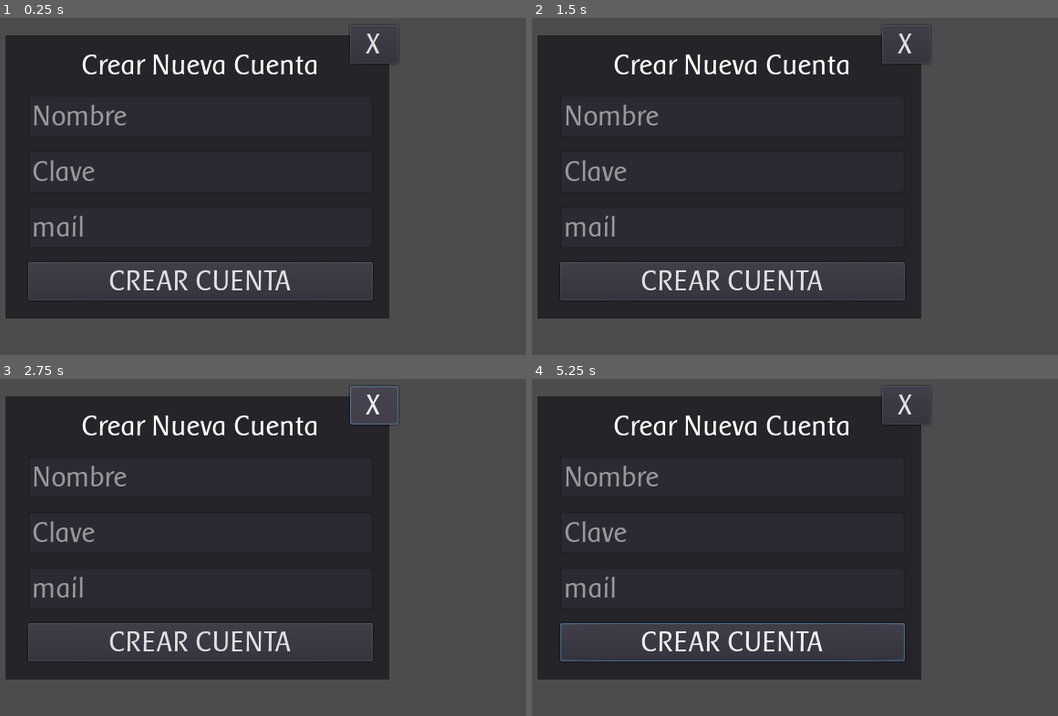
Above: before the commit, frames 1-4 (two rows, left to right).
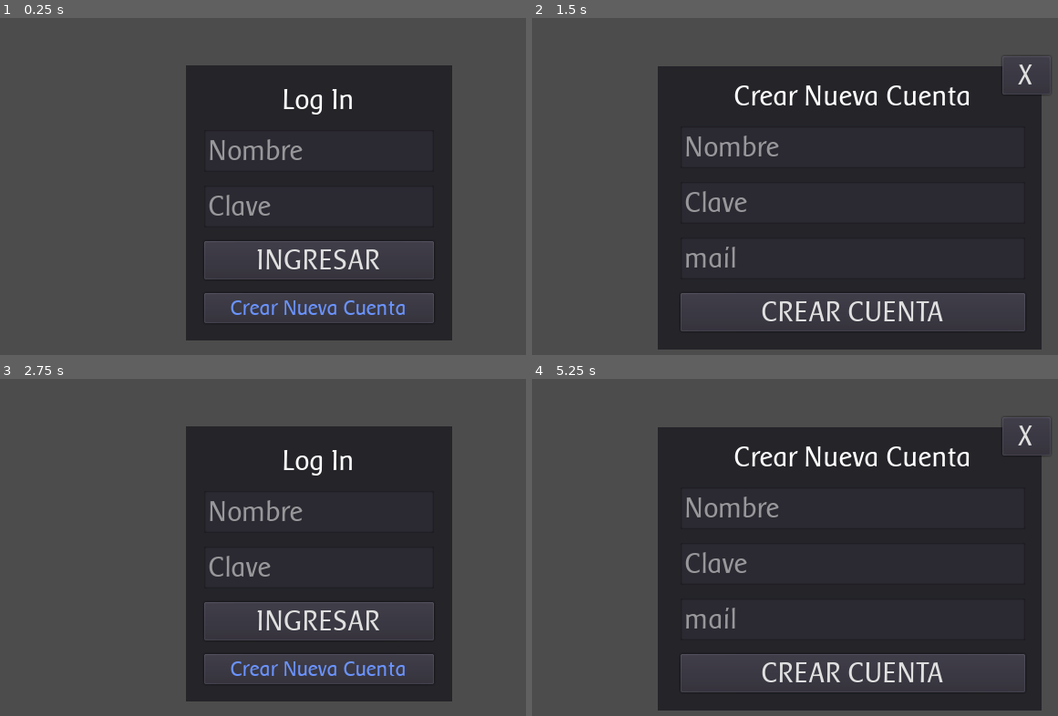
Above: after the commit, the same moments.

Repository: GabrielCancro/stone_age_firebase
Game: Godot game, scene res://Scenes/Login.tscn
The game is run twice, just before and just after one commit, with the same random seed, the same clock (stepped at 60 frames per second) and the same inputs.
Inputs (mouse positions are in pixels of both pictures, inside the frame that each line leads up to):
- Up to frame 1 (0.25 s): no input
- Up to frame 2 (1.5 s): click (852, 260) at 0.5 s, where only the run after the commit has a clickable "INGRESAR"; click (852, 307) at 1.25 s, where only the run after the commit has a clickable "Crear Nueva Cuenta"
- Up to frame 3 (2.75 s): click "X" at 2 s
- Up to frame 4 (5.25 s): click (731, 641) at 2.75 s, where only the run before the commit has a clickable "CREAR CUENTA"; click (852, 621) at 3.5 s, where only the run after the commit has a clickable "INGRESAR"; click (731, 641) at 4.25 s, where only the run before the commit has a clickable "CREAR CUENTA"; click (852, 668) at 5 s, where only the run after the commit has a clickable "Crear Nueva Cuenta"

The runs differ from the first frame. In frame 1, 45% of the frame differs, in the area x 1-86%, y 4-96%; in frame 2, 47%; in frame 3, 45%; in frame 4, 47%, in the area x 1-98%, y 4-99%.
Error after the commit: Invalid operands 'String' and 'Nil' in operator 'in'. (res://Scenes/Login.gd:54)

Commit message:
update

Diff:
--- a/Firebase/FirebaseManager.gd
+++ b/Firebase/FirebaseManager.gd
@@ -4,7 +4,10 @@
 var ref:FirebaseReference
 var initialized = false
 
-signal complete(result)
+var DATA = null
+
+signal complete_pull
+signal complete_push
 
 var firebase_config = {
 	"apiKey": "AIzaSyDwl2xTkoIky9w0mPXkkFheppcVskrPzZU",  # set somewhere only if using auth
@@ -16,21 +19,27 @@
 	"appId": "1:491701428697:web:25b0320595e6191d8e39c8"
 }
 
-func _init():
+func init():
 	if initialized: return
 	firebase.initialize_app(firebase_config)
 	db = firebase.database()
 	initialized = true
+	pull_data()
 
-func get_data(table):
-	_init()
-	ref = db.get_reference_lite("stone_age_fb/"+table)
+func pull_data():
+	ref = db.get_reference_lite("stone_age_fb/")
 	ref.fetch()
-	var result = yield( ref, "complete_fetch" )
-	emit_signal("complete",result)
+	DATA = yield( ref, "complete_fetch" )
+	emit_signal("complete_pull")
+	print("< PULL DATA: ",DATA)
 
-func set_data(table,k,v):
-	_init()
-	ref = db.get_reference_lite("stone_age_fb/"+table)
-	var result = yield(ref.update({k:v}), "completed")
-	emit_signal("complete",result)
+func get_data():
+	return DATA
+
+func push_data(path):
+	ref = db.get_reference_lite("stone_age_fb/"+path)
+	var part_data = DATA
+	for k in path.split("/"): part_data = part_data[k]
+	var result = yield(ref.update(part_data), "completed")
+	emit_signal("complete_push")
+	print("> PUSH DATA: ",path,"  >  ",DATA)
--- a/Scenes/Login.gd
+++ b/Scenes/Login.gd
@@ -1,14 +1,63 @@
 extends Node2D
 
+func _ready():
+	FM.init()
+	$LogIn.visible = true
+	$NewAccount.visible = false
+	$LogIn/VBox/btn_login.connect("button_down",self,"onClick",["login"])
+	$LogIn/VBox/btn_new.connect("button_down",self,"onClick",["new"])
+	$NewAccount/VBox/btn_create.connect("button_down",self,"onClick",["create"])
+	$NewAccount/btn_back.connect("button_down",self,"onClick",["back"])
+	CLOCK.init()
+#	var time = yield( CLOCK.get_time(),"complete" )
+#	print( "TIME: ", time)
 
-# Declare member variables here. Examples:
-# var a = 2
-# var b = "text"
+func onClick(btn):
+	if btn=="new":
+		$LogIn.visible = false
+		$NewAccount.visible = true
+		$NewAccount/Label_error.text = ""
+	if btn=="back":
+		$LogIn.visible = true
+		$NewAccount.visible = false
+		$LogIn/Label_error.text = ""
+	if btn=="login":
+		login()
+	if btn=="create":
+		createAccount()
 
+func createAccount():
+	var user_data = {
+		"name":$NewAccount/VBox/name.text,
+		"pass":$NewAccount/VBox/pass.text,
+		"mail":$NewAccount/VBox/mail.text,
+	}
+	if !"users" in FM.DATA: FM.DATA.users = {}
+	for u in FM.DATA.users:
+		if FM.DATA.users[u].name == user_data.name:
+			$NewAccount/Label_error.text = "YA EXISTE "+user_data.name
+			return
+	FM.DATA.users[user_data.name] = user_data
+	FM.push_data("users/"+user_data.name)
+	$LogIn.visible = true
+	$NewAccount.visible = false
+	$LogIn/VBox/name.text = user_data.name
+	$LogIn/VBox/pass.text = ""
+	$LogIn/Label_error.text = ""
 
-# Called when the node enters the scene tree for the first time.
-func _ready():
-	FM.get_data("")
-	var data = yield(FM,"complete")
-	print( "data of stone_age_fb" );
-	print( data );
+func login():
+	var user_data = {
+		"name":$LogIn/VBox/name.text,
+		"pass":$LogIn/VBox/pass.text,
+	}
+	$LogIn/VBox/pass.text = ""
+	if !"users" in FM.DATA: FM.DATA.users = {}
+	if !user_data.name in FM.DATA.users:
+		$LogIn/Label_error.text = "USUARIO INEXISTENTE"
+	else:
+		if FM.DATA.users[user_data.name].pass == user_data.pass:
+			GC.USER = FM.DATA.users[user_data.name]
+			get_tree().change_scene("res://Scenes/Main.tscn")
+			print("TE LOGUEASTE COMO >> ",GC.USER)
+		else:
+			$LogIn/Label_error.text = "CLAVE INCORRECTA"
--- a/Scenes/Login.tscn
+++ b/Scenes/Login.tscn
@@ -12,12 +12,20 @@
 script = ExtResource( 1 )
 
 [node name="LogIn" type="Panel" parent="."]
-visible = false
-margin_left = 72.0
-margin_top = 45.0
-margin_right = 364.0
-margin_bottom = 347.0
+margin_left = 270.0
+margin_top = 78.0
+margin_right = 562.0
+margin_bottom = 380.0
 theme = ExtResource( 2 )
+
+[node name="Label_error" type="Label" parent="LogIn"]
+modulate = Color( 1, 0, 0, 1 )
+anchor_top = 1.0
+anchor_right = 1.0
+anchor_bottom = 1.0
+margin_top = 8.0
+margin_bottom = 44.0
+align = 1
 
 [node name="VBox" type="VBoxContainer" parent="LogIn"]
 anchor_right = 1.0
@@ -60,10 +68,11 @@
 text = "Crear Nueva Cuenta"
 
 [node name="NewAccount" type="Panel" parent="."]
-margin_left = 72.0
-margin_top = 45.0
-margin_right = 493.0
-margin_bottom = 356.0
+visible = false
+margin_left = 204.0
+margin_top = 79.0
+margin_right = 625.0
+margin_bottom = 390.0
 theme = ExtResource( 2 )
 
 [node name="btn_back" type="Button" parent="NewAccount"]
@@ -72,6 +81,15 @@
 margin_right = 431.0
 margin_bottom = 31.0
 text = "X"
+
+[node name="Label_error" type="Label" parent="NewAccount"]
+modulate = Color( 1, 0, 0, 1 )
+anchor_top = 1.0
+anchor_right = 1.0
+anchor_bottom = 1.0
+margin_top = 13.0
+margin_bottom = 49.0
+align = 1
 
 [node name="VBox" type="VBoxContainer" parent="NewAccount"]
 anchor_right = 1.0
--- /dev/null
+++ b/Scenes/Main.gd
@@ -0,0 +1,20 @@
+extends Node2D
+
+func _ready():
+	$User/Label.text = "Bienvenido "+GC.USER.name+"!"
+	$User/btn_logout.connect("button_down",self,"onClick",["logout"])
+	CLOCK.init()
+	check_time()
+
+func onClick(btn):
+	if btn=="logout":
+		GC.USER = null
+		get_tree().change_scene("res://Scenes/Login.tscn")
+
+func check_time():
+	var nowTime = yield(CLOCK.get_time(),"complete")
+	var played_time = nowTime-FM.DATA.games.gm1.start_time
+	print("START TIME: ",FM.DATA.games.gm1.start_time)
+	print("NOW TIME: ",nowTime)
+	print("PLAYED TIME: ",played_time)
+	print("TURNS: ",floor(played_time/25))
--- /dev/null
+++ b/Scenes/Main.tscn
@@ -0,0 +1,28 @@
+[gd_scene load_steps=3 format=2]
+
+[ext_resource path="res://assets/font/themeA.tres" type="Theme" id=1]
+[ext_resource path="res://Scenes/Main.gd" type="Script" id=2]
+
+[node name="Main" type="Node2D"]
+script = ExtResource( 2 )
+
+[node name="User" type="Panel" parent="."]
+margin_right = 800.0
+margin_bottom = 43.0
+theme = ExtResource( 1 )
+
+[node name="Label" type="Label" parent="User"]
+anchor_right = 1.0
+margin_left = 28.0
+margin_top = 4.0
+margin_right = -127.0
+margin_bottom = 40.0
+text = "Bienvenido User!"
+valign = 1
+
+[node name="btn_logout" type="Button" parent="User"]
+anchor_right = 1.0
+margin_left = 677.0
+margin_right = -1.0
+margin_bottom = 42.0
+text = "LogOut"
--- /dev/null
+++ b/clock_service.gd
@@ -0,0 +1,18 @@
+extends Node
+
+var http = null
+signal complete(time)
+
+func init():
+	http = HTTPRequest.new()
+	http.connect("request_completed", self, "_on_request_completed")
+	get_tree().get_current_scene().add_child(http)
+
+func get_time():
+	http.request("http://worldclockapi.com/api/json/est/now")
+	return self
+
+func _on_request_completed(result, response_code, headers, body):
+	var json = JSON.parse(body.get_string_from_utf8())
+	var time = floor( (json.result.currentFileTime - 133040205110000000 ) / 10000000 )
+	emit_signal("complete",time)
--- /dev/null
+++ b/global_config.gd
@@ -0,0 +1,8 @@
+extends Node
+
+var USER = null
+
+
+# Called when the node enters the scene tree for the first time.
+func _ready():
+	pass
--- a/project.godot
+++ b/project.godot
@@ -88,6 +88,8 @@
 
 firebase="*res://Firebase/firebase_app_lite/firebase.gd"
 FM="*res://Firebase/FirebaseManager.gd"
+GC="*res://global_config.gd"
+CLOCK="*res://clock_service.gd"
 
 [display]
 
